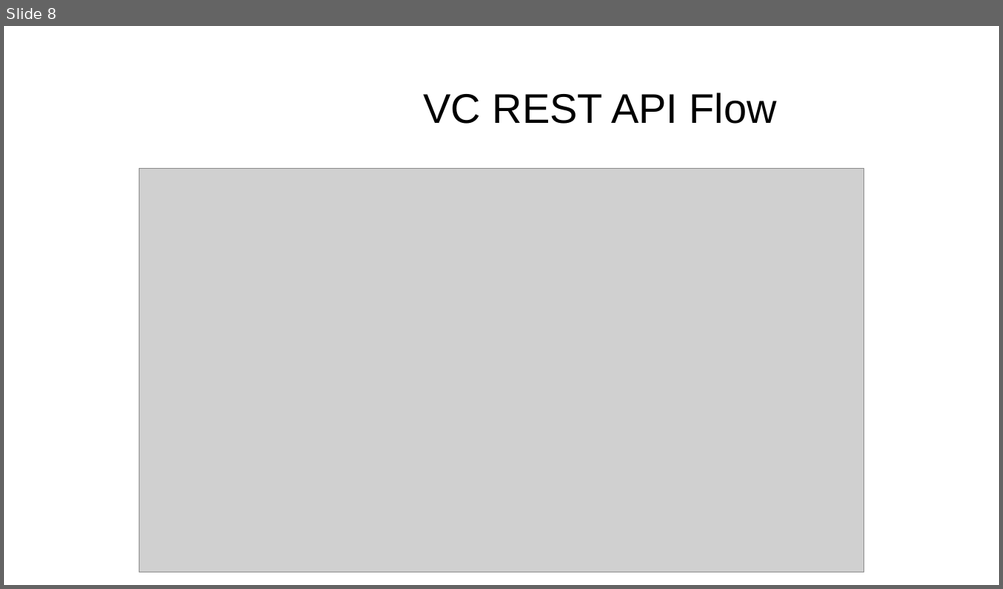
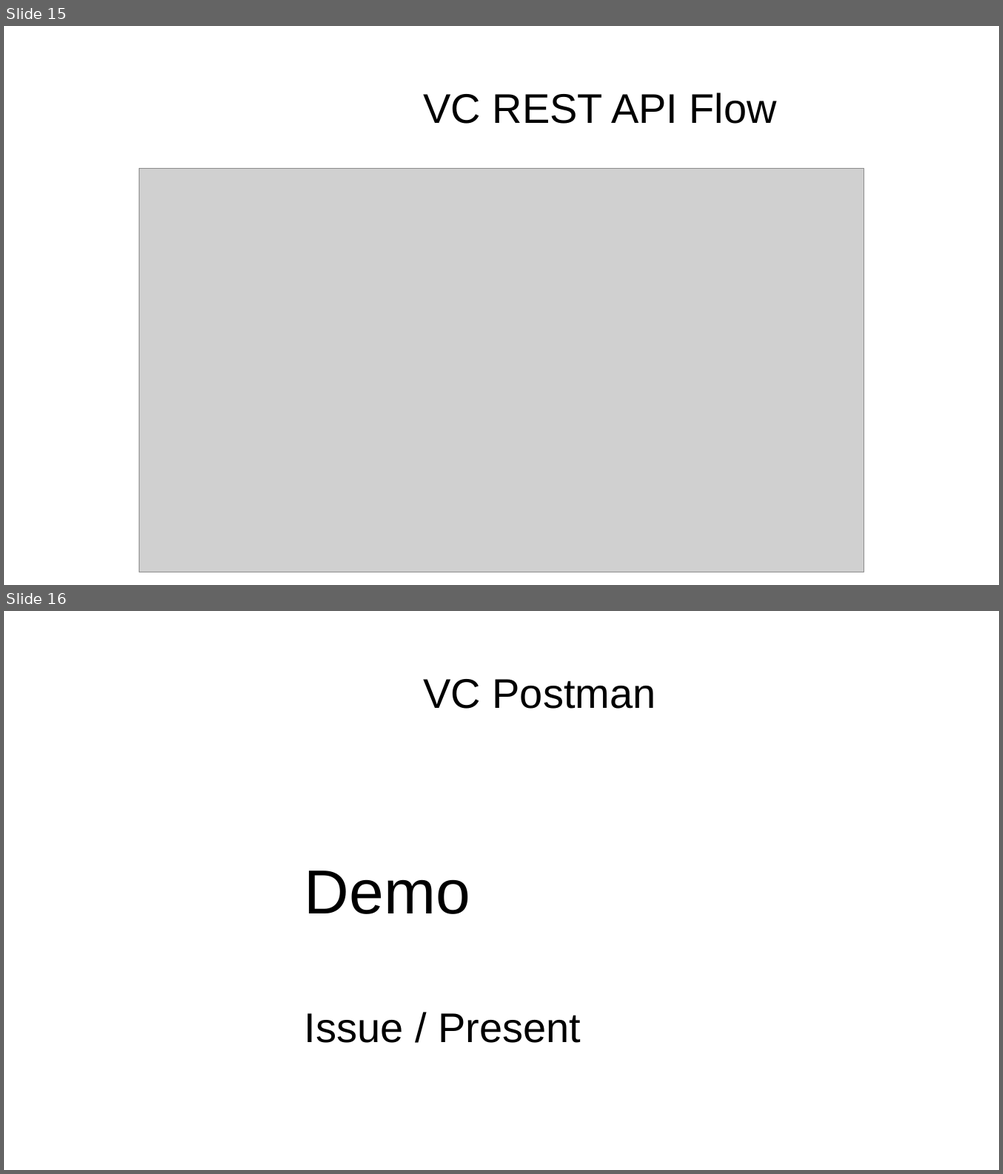
Before and after one commit to rbrayb/Presentations, a slide deck: Entra-CIAM-and-VC/Entra-CIAM-and-VC.pptx. Shown one above the other, each under a label of ours: slide 8 before the commit, slides 15 and 16 after it. The pictures are 1003x589 and 1003x1174 pixels, drawn with LibreOffice and Linux fonts; fonts in the diff are those of the drawing; grey boxes stand for pictures; background and template pictures are left out. Boxes give left, top, right and bottom in pixels: in the first picture for what was removed or moved away, otherwise in the second. Text is boxed around its words. In the diff, an @@ line names an element or a change of style, - is before the commit and + after.

```diff
--- a/Entra-CIAM-and-VC/Entra-CIAM-and-VC.pptx
+++ b/Entra-CIAM-and-VC/Entra-CIAM-and-VC.pptx
@@ slide 16 added at [4, 611, 999, 1170], background #FFFFFF @@
@@ text added at [423, 679, 656, 709], 40 pt, text #000000 @@
+VC Postman
@@ text added at [304, 871, 580, 1043], 40 pt, text #000000 @@
+Demo
+Issue / Present
@@ what was slide 8 is now slide 15 @@
```
Also in this commit, not shown: 3 slides changed, 14 other slides added, 3 slides removed.
